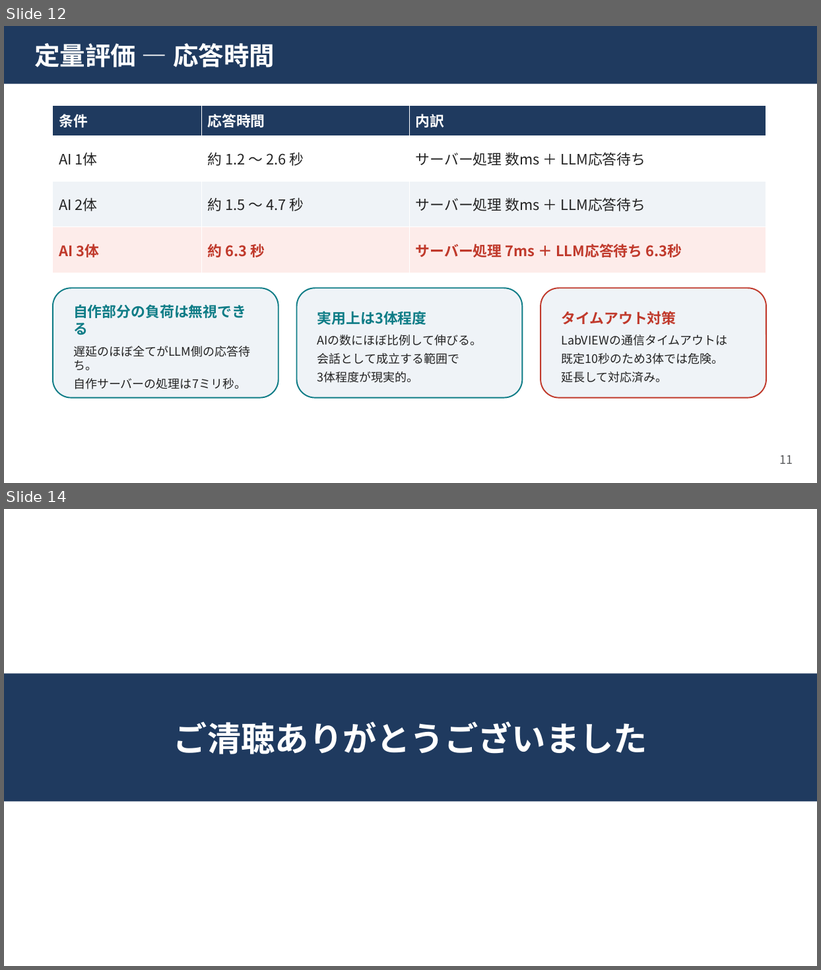
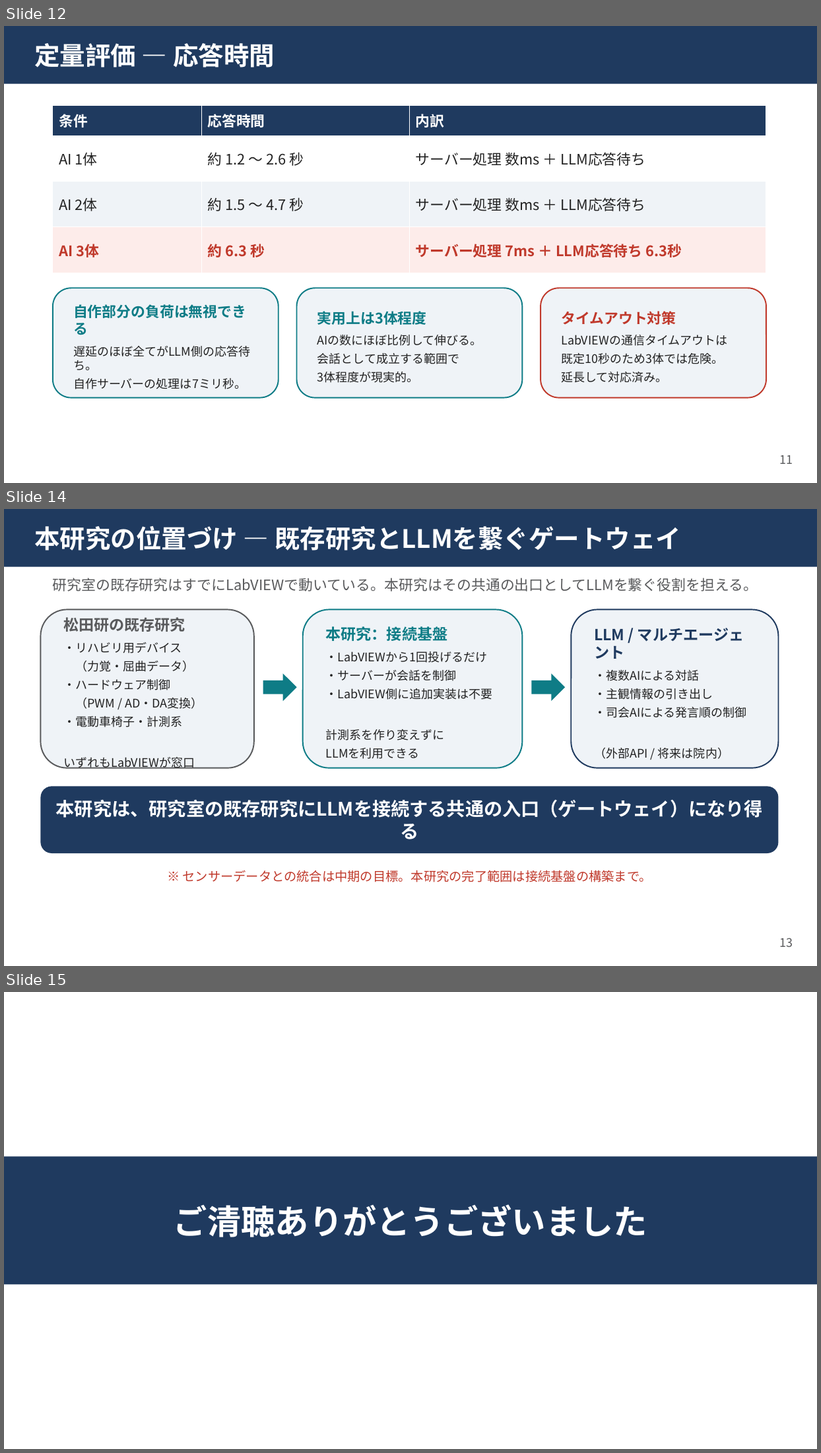
Before and after one commit to kaito3061/Trilogue1, a slide deck: docs/export/中間発表_柴尾.pptx. Shown one above the other, each under a label of ours: slides 12 and 14 before the commit, slides 12, 14 and 15 after it; the slides between them are not shown. The pictures are 821x970 and 821x1453 pixels, drawn with LibreOffice and Linux fonts; fonts in the diff are those of the drawing. Boxes give left, top, right and bottom in pixels: in the first picture for what was removed or moved away, otherwise in the second. Text is boxed around its words. In the diff, an @@ line names an element or a change of style, - is before the commit and + after.

```diff
--- a/docs/export/中間発表_柴尾.pptx
+++ b/docs/export/中間発表_柴尾.pptx
@@ slide 14 added at box(4, 509, 817, 966), background #FFFFFF @@
@@ rectangle added at box(4, 509, 817, 567), fill #1F3A5F, 30 pt, text #FFFFFF, bold @@
+本研究の位置づけ ― 既存研究とLLMを繋ぐゲートウェイ
@@ text added at box(53, 578, 758, 591), 17 pt, text #595A5C @@
+研究室の既存研究はすでにLabVIEWで動いている。本研究はその共通の出口としてLLMを繋ぐ役割を担える。
@@ rounded rectangle added at box(40, 609, 254, 768), fill #EFF3F7, outline #595A5C 1.5 pt, 14 pt, text #222222 @@
+松田研の既存研究
+・リハビリ用デバイス
+（力覚・屈曲データ）
+・ハードウェア制御
+（PWM / AD・DA変換）
+・電動車椅子・計測系
+いずれもLabVIEWが窓口
@@ rounded rectangle added at box(303, 609, 523, 768), fill #EFF3F7, outline #0E7C86 1.5 pt, 14 pt, text #222222 @@
+本研究：接続基盤
+・LabVIEWから1回投げるだけ
+・サーバーが会話を制御
+・LabVIEW側に追加実装は不要
+計測系を作り変えずに
+LLMを利用できる
@@ rounded rectangle added at box(572, 609, 779, 768), fill #EFF3F7, outline #1F3A5F 1.5 pt, 14 pt, text #222222 @@
+LLM / マルチエージェント
+・複数AIによる対話
+・主観情報の引き出し
+・司会AIによる発言順の制御
+（外部API / 将来は院内）
@@ right arrow added at box(263, 674, 297, 701), fill #0E7C86 @@
@@ right arrow added at box(531, 674, 565, 701), fill #0E7C86 @@
@@ rounded rectangle added at box(40, 787, 779, 854), fill #1F3A5F, 22 pt, text #FFFFFF, bold @@
+本研究は、研究室の既存研究にLLMを接続する共通の入口（ゲートウェイ）になり得る
@@ text added at box(183, 871, 652, 883), 15 pt, text #C0392B @@
+※ センサーデータとの統合は中期の目標。本研究の完了範囲は接続基盤の構築まで。
@@ text added at box(780, 938, 793, 947), 14 pt, text #595A5C @@
+13
@@ what was slide 14 is now slide 15 @@
```
Also in this commit, not shown: 2 slides changed, 2 other files.
